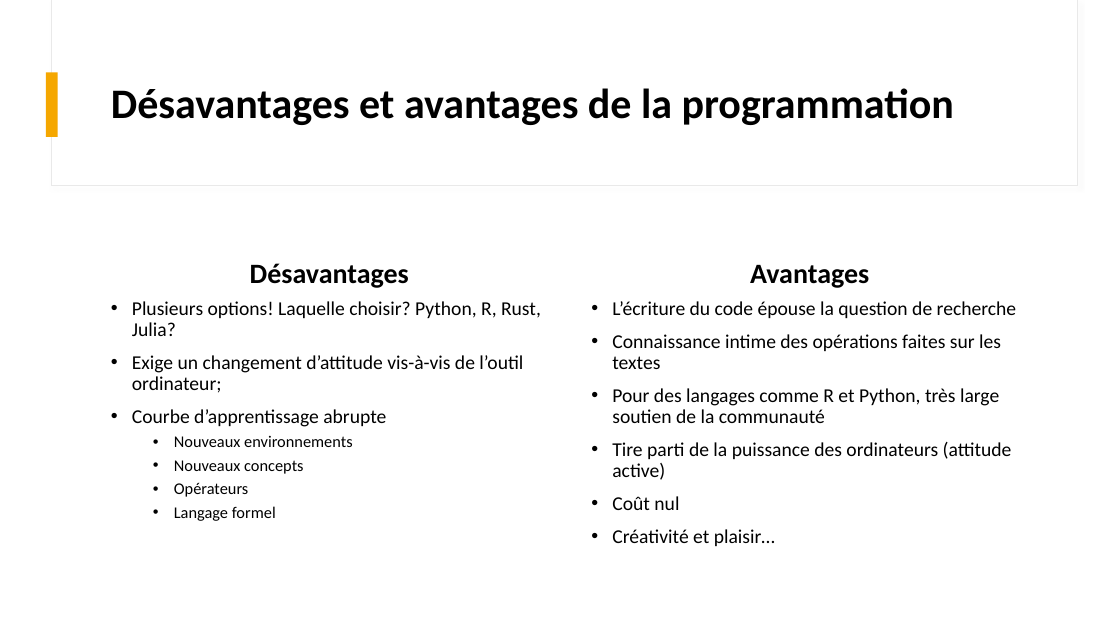
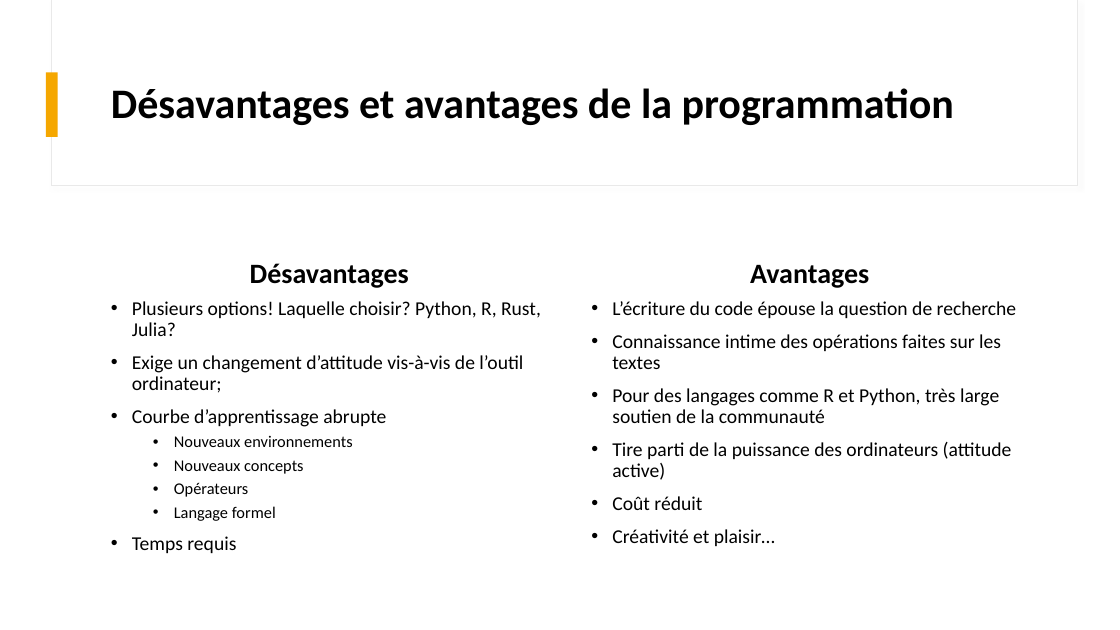
Before and after one commit to pbriss7/20230223_PB_atelier_ladirec_exploration_textes_R, a slide deck: slide 9 of Introduction_EDA_R.pptx. Drawn at 1120x630 pixels with LibreOffice and Linux fonts; fonts in the diff are those of the drawing. Boxes give left, top, right and bottom in pixels: in the first picture for what was removed or moved away, otherwise in the second. Text is boxed around its words. In the diff, an @@ line names an element or a change of style, - is before the commit and + after.

```diff
--- a/Introduction_EDA_R.pptx
+++ b/Introduction_EDA_R.pptx
@@ text at bbox=[612, 496, 702, 510]: text changed @@
-• Coût nul
+• Coût réduit
@@ text at bbox=[132, 536, 236, 553]: paragraph added @@
+• Temps requis
```
Also in this commit, not shown: 7 other slides changed, 1 other file.
